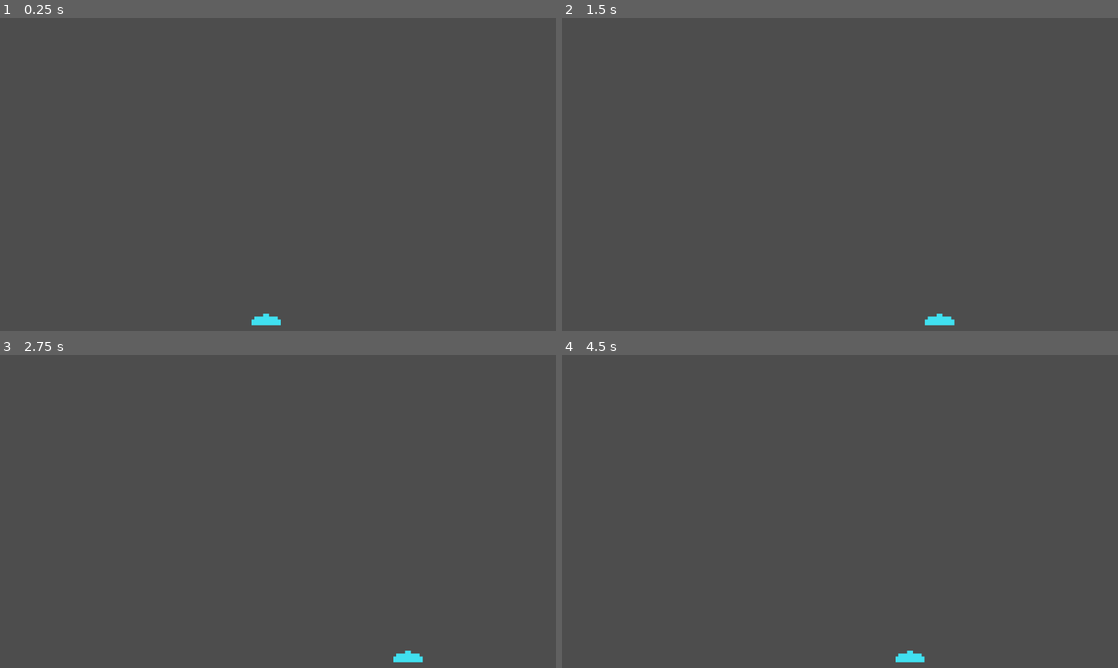
Above: before the commit, frames 1-4 (two rows, left to right).
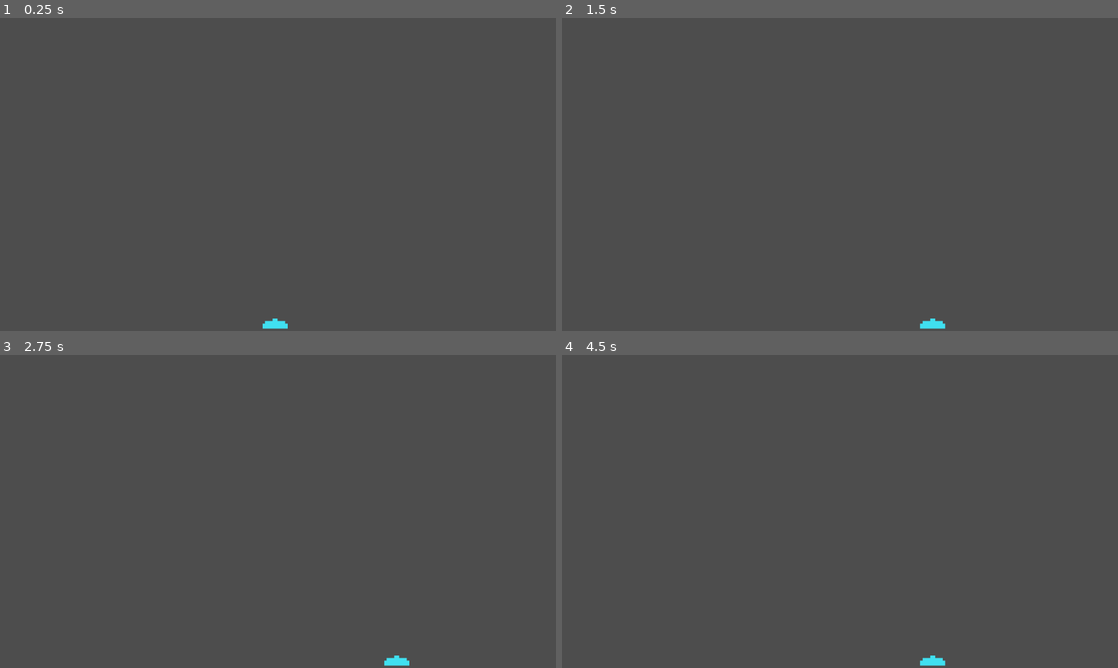
Above: after the commit, the same moments.

Repository: aericode/SpaceInvaders-Godot4
Game: Godot game, scene res://world.tscn
Same seed, same stepped clock (60 frames per second), same inputs: the game is played once before the commit and once after it.
Inputs:
- Up to frame 1 (0.25 s): no input
- Up to frame 2 (1.5 s): tap Enter at 0.5 s; hold Right (right) 0.53-1.28 s; hold Left (left) from 1.28 s (still down)
- Up to frame 3 (2.75 s): release Left (left) at 2.03 s; hold Right (right) from 2.03 s (still down)
- Up to frame 4 (4.5 s): release Right (right) at 3.53 s; hold Left (left) from 3.53 s (still down)

The runs differ from the first frame. In frame 1, 0.2% of the frame differs, in the area x 45-52%, y 94-100%; in frame 2, 0.2%; in frame 3, 0.2%; in frame 4, 0.3%, in the area x 60-69%, y 94-100%.

Commit message:
screen size update

Diff:
--- a/PlayerMovement.gd
+++ b/PlayerMovement.gd
@@ -14,4 +14,4 @@
 	if Input.is_action_pressed("left"):
 		input =-1
 
-	position.x = clamp(position.x + input * speed, 16, 640)
+	position.x = clamp(position.x + input * speed, 18, 750)
--- a/world.tscn
+++ b/world.tscn
@@ -9,7 +9,7 @@
 [node name="World" type="Node2D"]
 
 [node name="player" type="Area2D" parent="."]
-position = Vector2(315, 355)
+position = Vector2(380, 420)
 script = ExtResource("2_v4k18")
 
 [node name="Sprite2D" type="Sprite2D" parent="player"]
@@ -17,9 +17,10 @@
 texture = ExtResource("2_rsbpw")
 
 [node name="CollisionShape2D" type="CollisionShape2D" parent="player"]
+visible = false
 position = Vector2(0, 2)
 shape = SubResource("RectangleShape2D_6cxwb")
 
 [node name="Camera2D" type="Camera2D" parent="."]
 anchor_mode = 0
-zoom = Vector2(1.75, 1.75)
+zoom = Vector2(1.5, 1.5)
